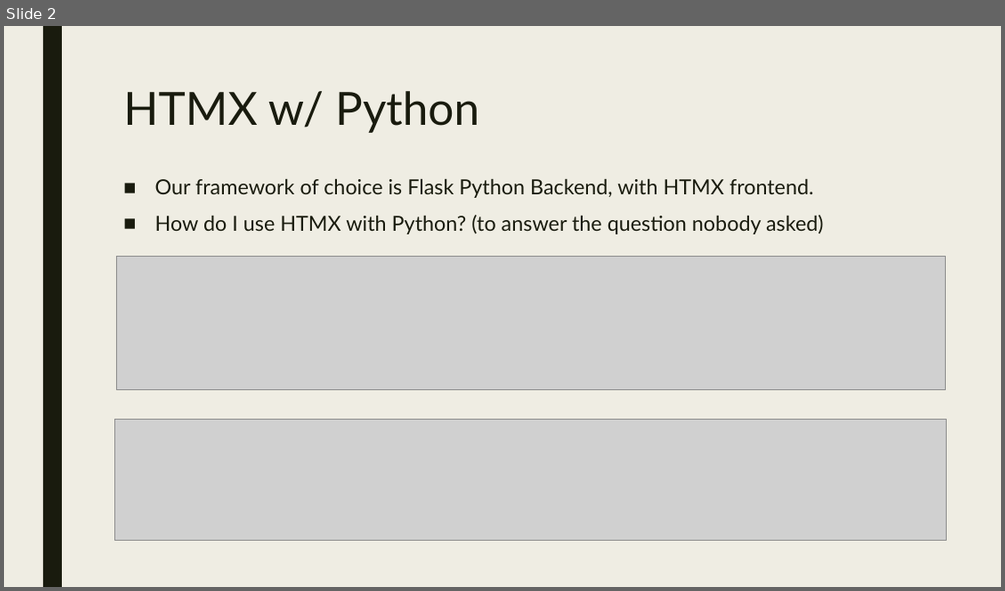
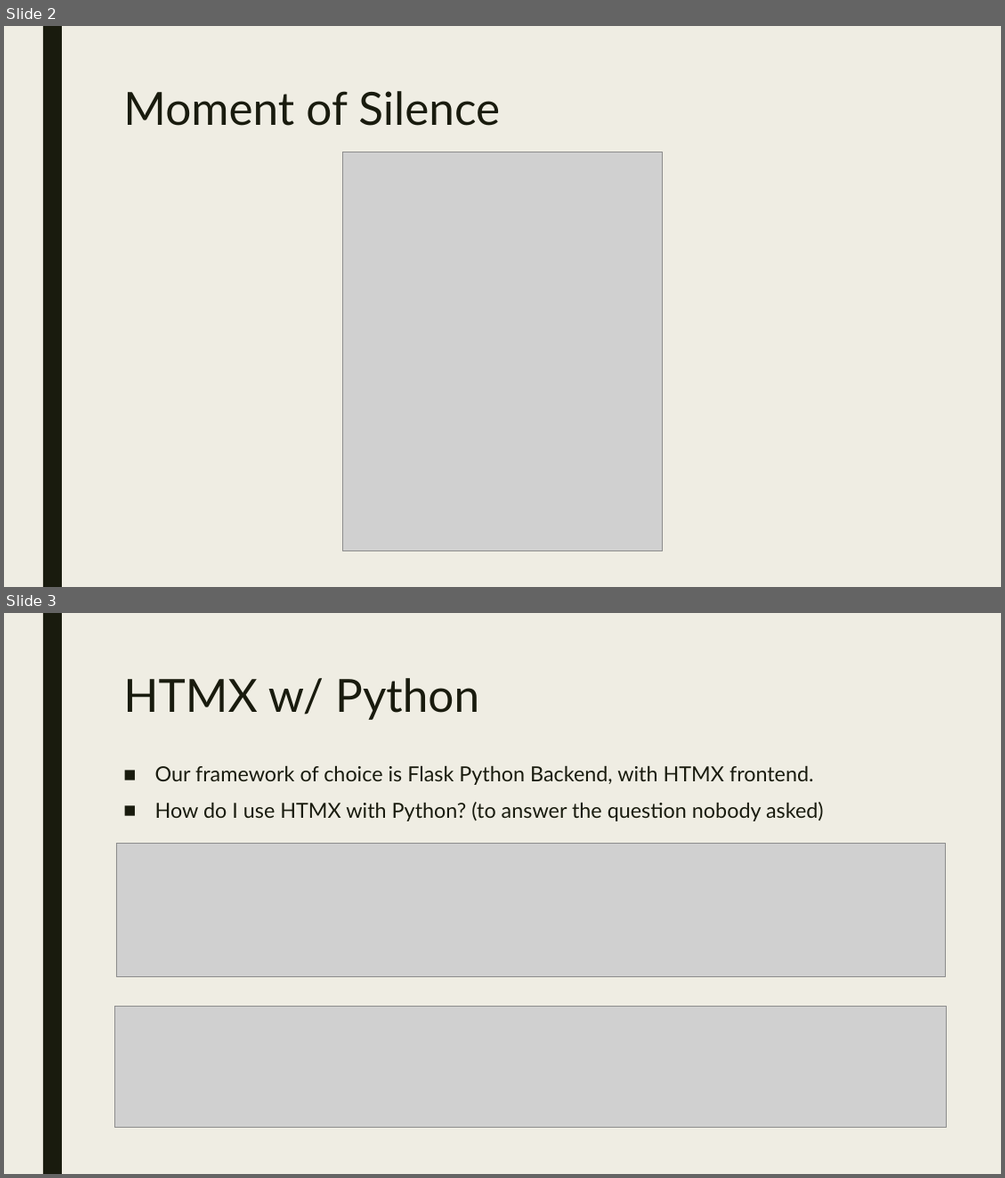
Before and after one commit to jtann5/HTMX, a slide deck: Presentation/HTMX.pptx. Shown one above the other, each under a label of ours: slide 2 before the commit, slides 2 and 3 after it. The pictures are 1005x591 and 1005x1178 pixels, drawn with LibreOffice and Linux fonts; fonts in the diff are those of the drawing; grey boxes stand for pictures. Boxes give left, top, right and bottom in pixels: in the first picture for what was removed or moved away, otherwise in the second. Text is boxed around its words. In the diff, an @@ line names an element or a change of style, - is before the commit and + after.

```diff
--- a/Presentation/HTMX.pptx
+++ b/Presentation/HTMX.pptx
@@ slide 2 added at (4, 26, 1001, 587), background #EFEDE3; not listed: 1 template element that a slide beside it also shows @@
@@ title added at (123, 91, 500, 126), 44 pt, text #191B0E @@
+Moment of Silence
@@ picture added at (343, 151, 662, 551) @@
@@ what was slide 2 is now slide 3 @@
```
Also in this commit, not shown: 1 slide changed.
